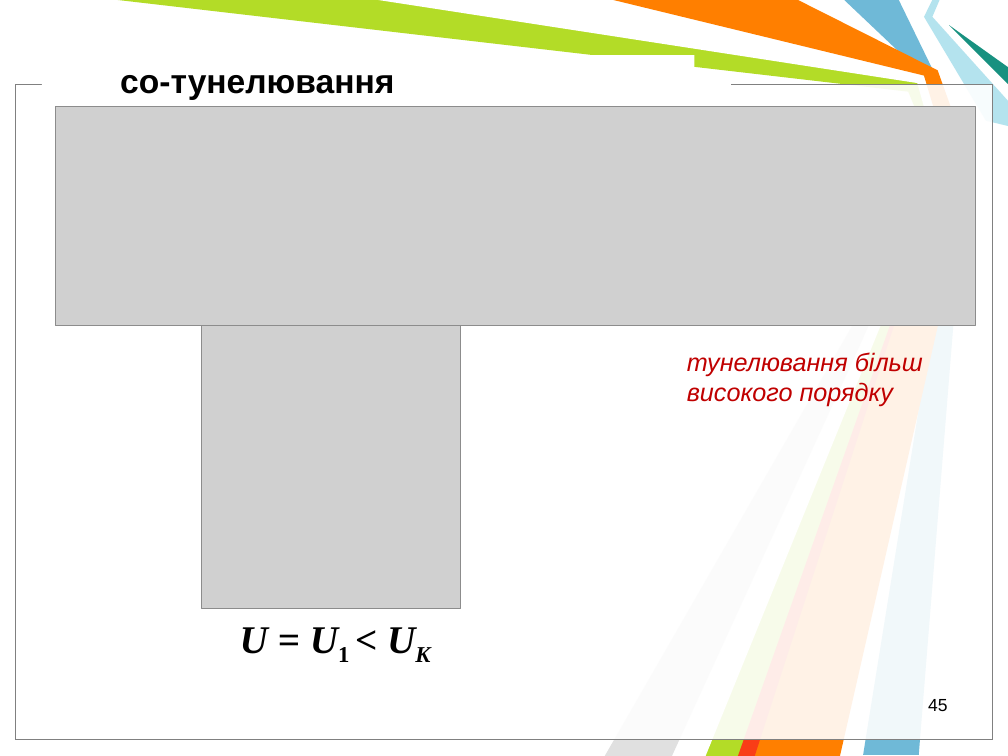
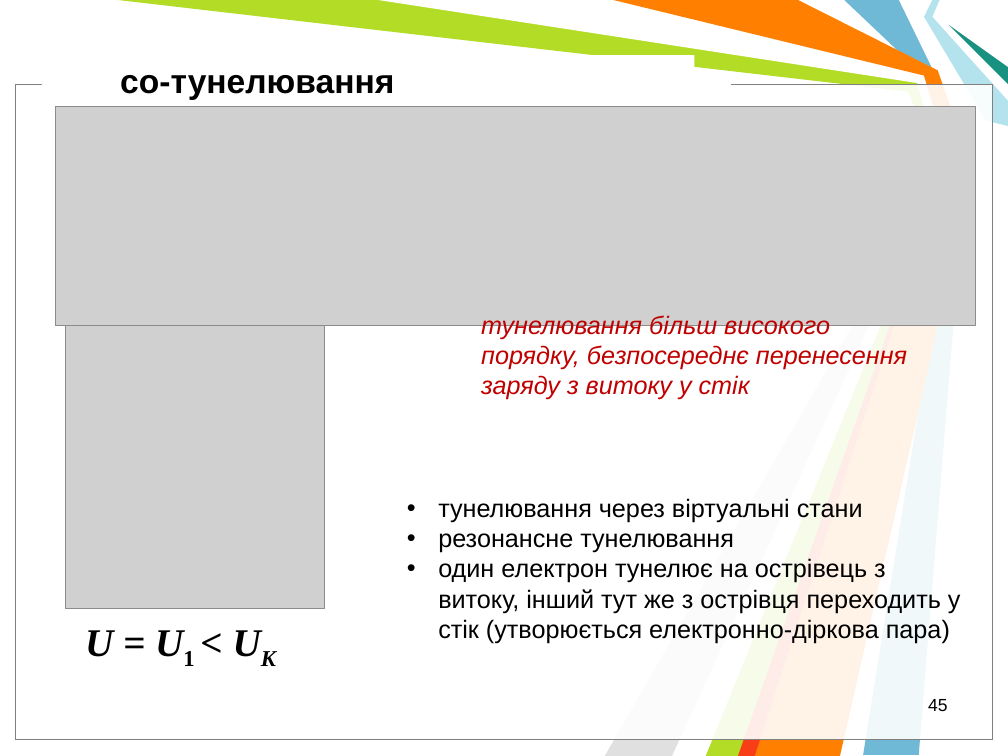
Before and after one commit to l432/NMK, a slide deck: slide 45 of Lecture/Nanoelectronika/Present/NanoelectronV2.ppt. Drawn at 1008x756 pixels with LibreOffice and Linux fonts; fonts in the diff are those of the drawing; grey boxes stand for pictures; background and template pictures are left out. Boxes give left, top, right and bottom in pixels: in the first picture for what was removed or moved away, otherwise in the second. Text is boxed around its words. In the diff, an @@ line names an element or a change of style, - is before the commit and + after.

```diff
--- a/Lecture/Nanoelectronika/Present/NanoelectronV2.ppt
+++ b/Lecture/Nanoelectronika/Present/NanoelectronV2.ppt
@@ picture: place and size @@
-picture at [202,326,461,609]
+picture at [66,326,325,609]
@@ text at [481,315,907,400]: text changed @@
-тунелювання більш високого порядку
+тунелювання більш високого порядку, безпосереднє перенесення заряду з витоку у стік
@@ text added at [438,498,961,644], 18 pt, text #000000 @@
+• тунелювання через віртуальні стани
+• резонансне тунелювання
+• один електрон тунелює на острівець з витоку, інший тут же з острівця переходить у стік (утворюється електронно-діркова пара)
@@ text "U = U1 < UK": place and size @@
-text "U = U1 < UK" at [240,627,268,654]
+text "U = U1 < UK" at [85,630,113,657]
```
Also in this commit, not shown: 4 other slides changed, 11 slides added, 3 other files.
